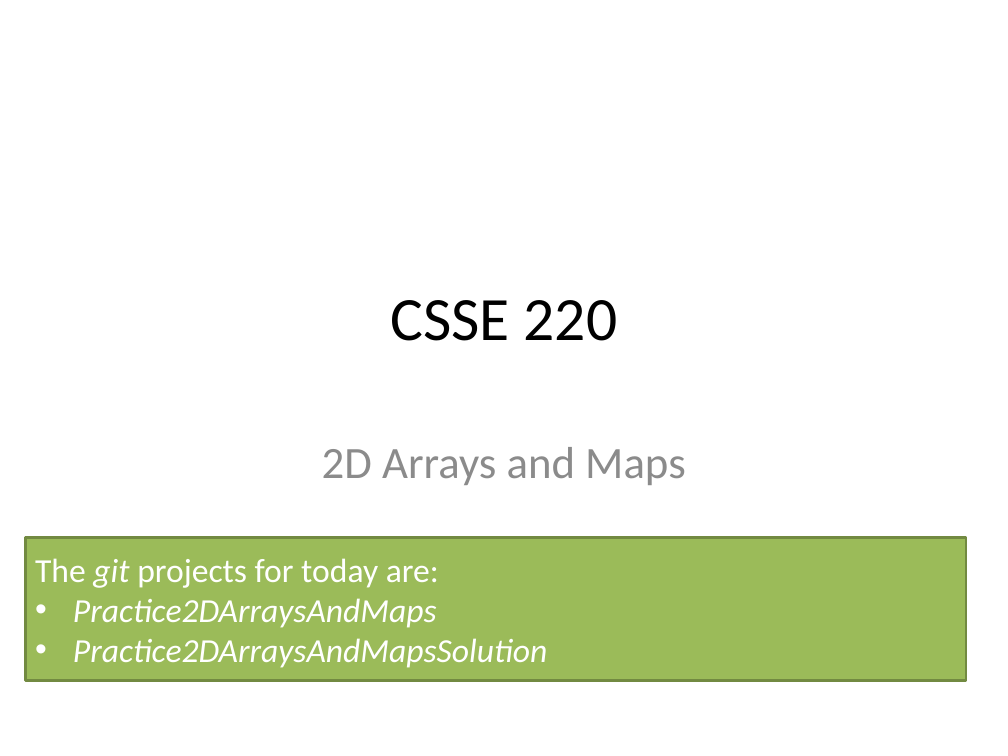
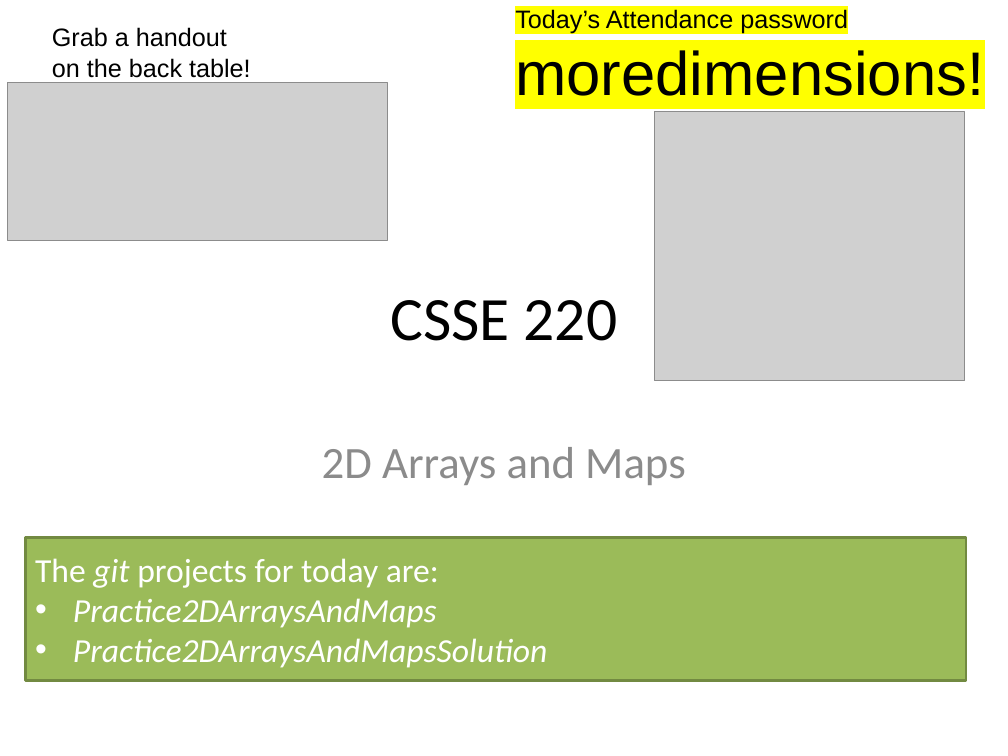
Before and after one commit to RHIT-CSSE/csse220, a slide deck: slide 1 of ClassMaterials/2DArraysAndMaps/Slides/2D Arrays and Maps.pptx. Drawn at 1008x756 pixels with LibreOffice and Linux fonts; fonts in the diff are those of the drawing; grey boxes stand for pictures. Boxes give left, top, right and bottom in pixels: in the first picture for what was removed or moved away, otherwise in the second. Text is boxed around its words. In the diff, an @@ line names an element or a change of style, - is before the commit and + after.

```diff
--- a/ClassMaterials/2DArraysAndMaps/Slides/2D Arrays and Maps.pptx
+++ b/ClassMaterials/2DArraysAndMaps/Slides/2D Arrays and Maps.pptx
@@ text added at box(52, 27, 251, 78), 18 pt, text #000000 @@
+Grab a handout on the back table!
@@ text added at box(515, 9, 984, 96), 18 pt, text #000000 @@
+Today’s Attendance password
+moredimensions!
@@ picture added at box(8, 83, 387, 241) @@
@@ picture added at box(654, 112, 965, 381) @@
```
Also in this commit, not shown: 3 other slides changed, 8 slides added, 4 slides removed.
